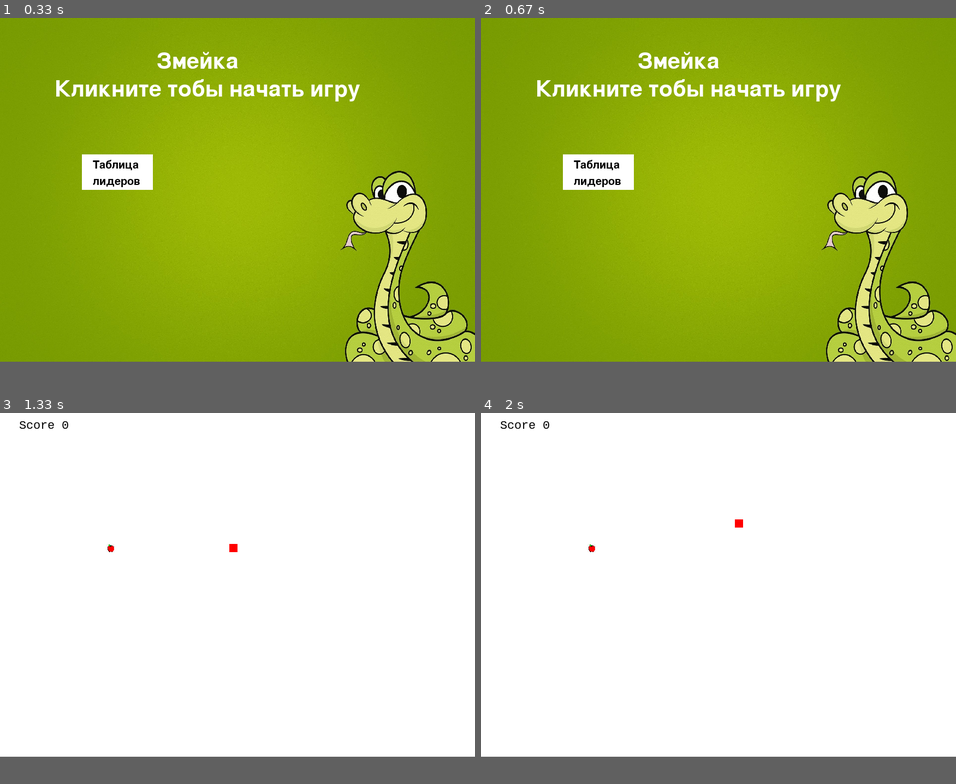
Above: before the commit, frames 1-4 (two rows, left to right).
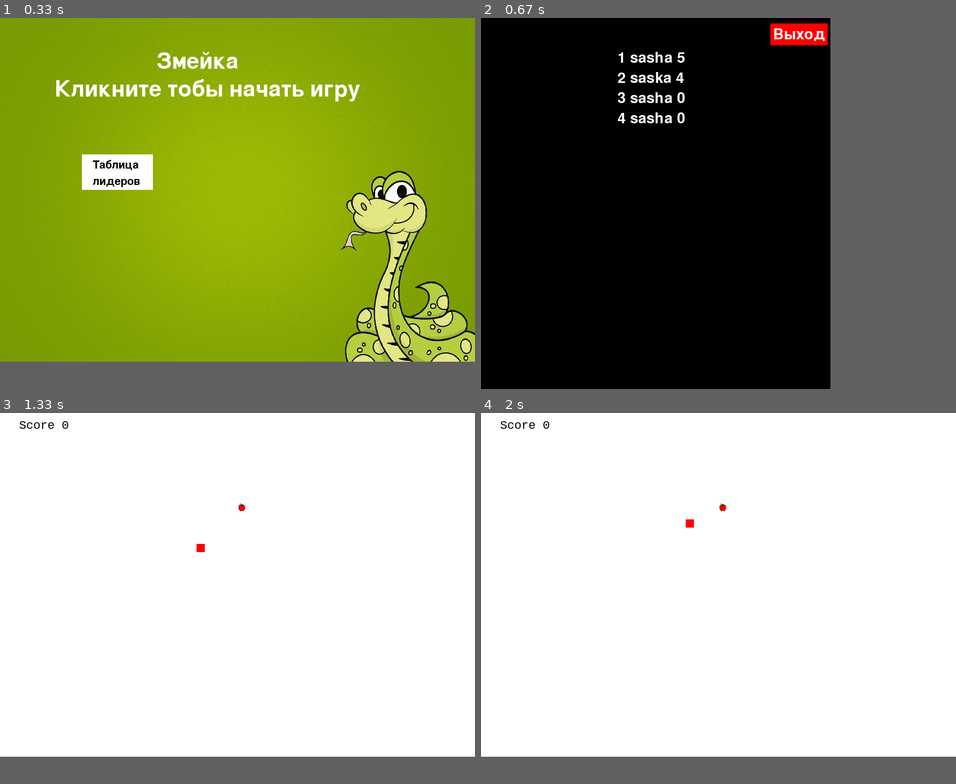
Above: after the commit, the same moments.

Repository: saaasssska/PyGame_snake
Game: pygame game, started from main.py
The game is run twice, just before and just after one commit, with the same random seed, the same clock (stepped at 60 frames per second) and the same inputs.
Inputs (mouse positions are in pixels of both pictures, inside the frame that each line leads up to):
- Up to frame 1 (0.33 s): no input
- Up to frame 2 (0.67 s): click (599, 170) at 0.38 s
- Up to frame 3 (1.33 s): click (318, 427) at 0.72 s; hold Right from 1 s (still down)
- Up to frame 4 (2 s): release Right at 1.47 s; hold Up 1.55-1.85 s; hold Right from 1.88 s (still down)
In frame 2 the window is 870x630 before the commit and 640x680 after it. Grey fills any space a smaller window leaves; there, only what the larger window draws over its background counts as a difference.

Frame 1 is identical in both runs. In frame 2, 75% of the frame differs, in the area x 0-100%, y 0-93%; in frame 3, 0.1%; in frame 4, 0.1%.

Commit message:
add top players

Diff:
--- a/main.py
+++ b/main.py
@@ -212,7 +212,45 @@
         cur = self.con.cursor()
         res = [list(i) for i in cur.execute('SELECT * FROM top').fetchall()]
         print(list(res))
-        pass
+        screen = pygame.display.set_mode((640, 680))
+        font = pygame.font.Font(None, 32)
+        clock = pygame.time.Clock()
+        res = list(sorted(res, key=lambda x: x[1], reverse=True))[:15]
+
+        text_coord = 50
+        font2 = pygame.font.Font(None, 40)
+        num = 1
+        for line in res:
+            line = [str(i) for i in line]
+            string_rendered = font2.render(str(num) + ' ' + ' '.join(line), True, pygame.Color('white'))
+            intro_rect = string_rendered.get_rect()
+            text_coord += 10
+            intro_rect.top = text_coord
+            intro_rect.x = 250
+            text_coord += intro_rect.height
+            self.play_surface.blit(string_rendered, intro_rect)
+            num += 1
+
+        exit_button = pygame.draw.rect(self.play_surface, (255, 0, 0), (530, 10, 105, 40))
+        text_coord = 17
+        string_rendered = font2.render('Выход', True, pygame.Color('white'))
+        intro_rect = string_rendered.get_rect()
+        intro_rect.top = text_coord
+        intro_rect.x = 535
+        text_coord += intro_rect.height
+        self.play_surface.blit(string_rendered, intro_rect)
+
+        while True:
+            for event in pygame.event.get():
+                if event.type == pygame.QUIT:
+                    main()
+                elif event.type == pygame.MOUSEBUTTONDOWN:
+                    x, y = event.pos
+                    if x > 530 and x < 635 and y > 10 and y < 40:
+                        main()
+
+            pygame.display.flip()
+            clock.tick(30)
 
 
 class Snake():
Binary file changed: top_players.db
